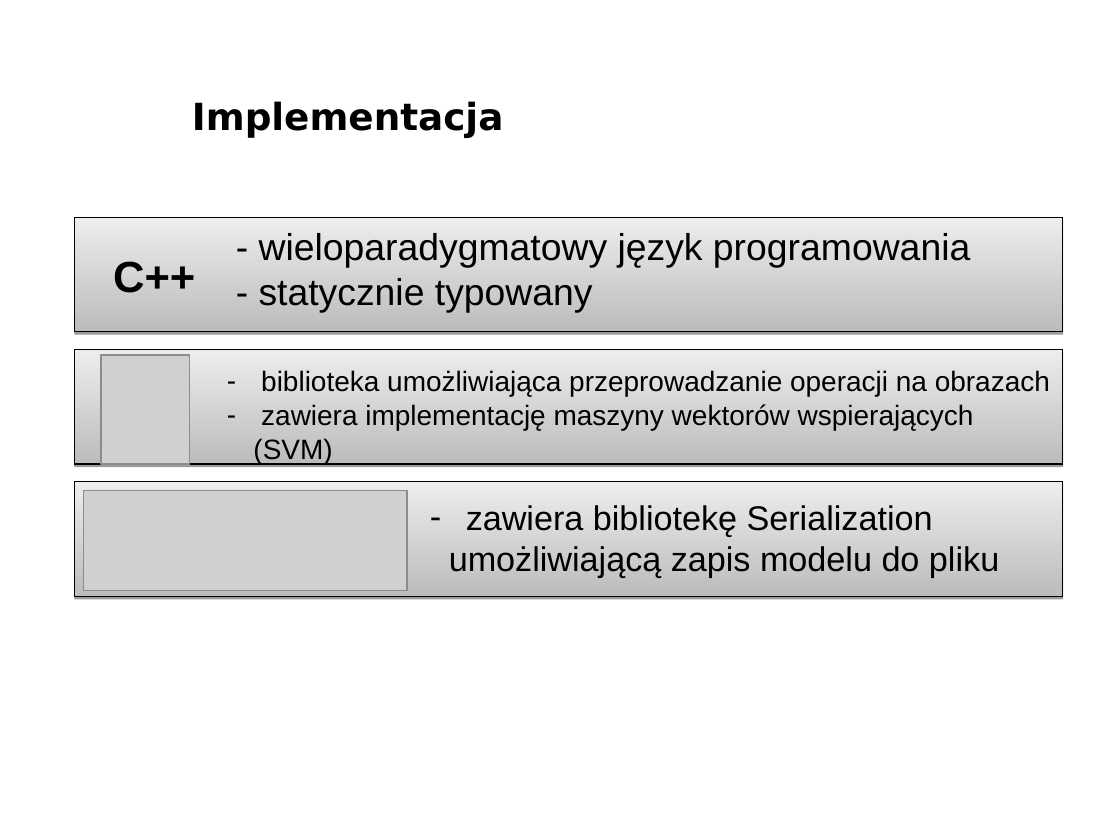
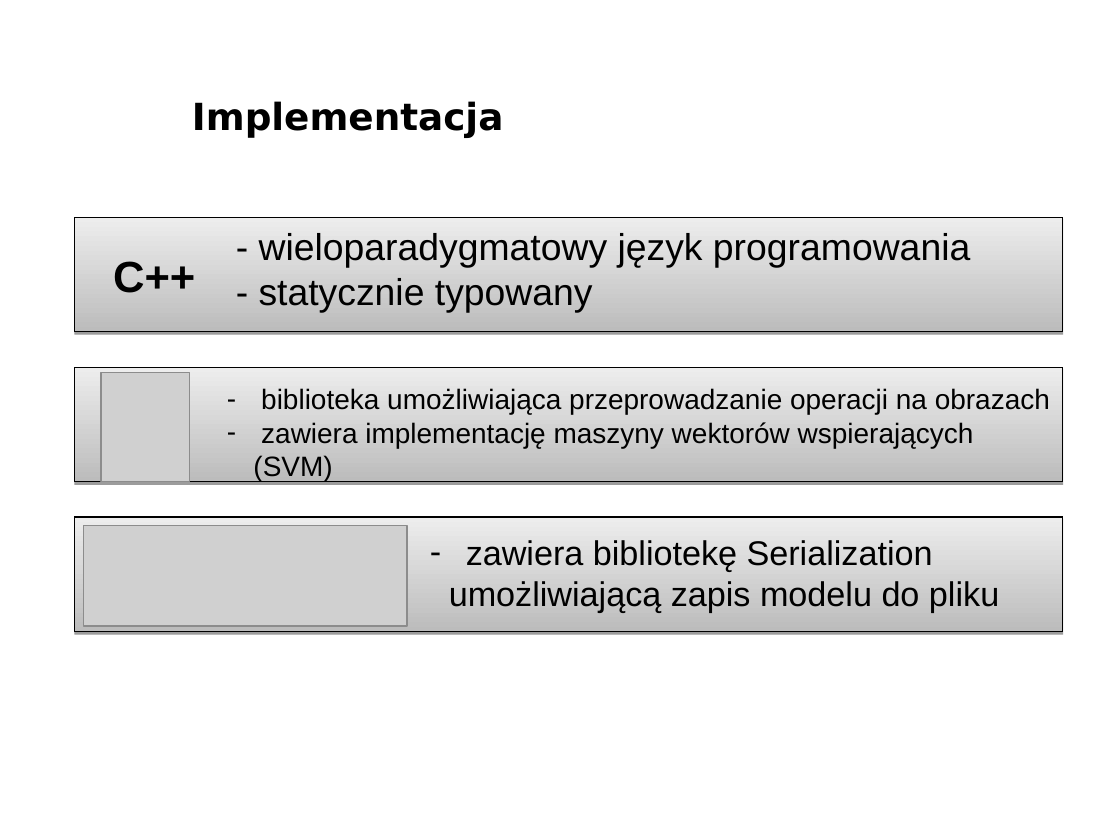
Before and after one commit to michalcichon/praca-magisterska, a slide deck: slide 11 of presentation/prezentacja-obrona.ppt. Drawn at 1120x840 pixels with LibreOffice and Linux fonts; fonts in the diff are those of the drawing; grey boxes stand for pictures; background and template pictures are left out. Boxes give left, top, right and bottom in pixels: in the first picture for what was removed or moved away, otherwise in the second. Text is boxed around its words. In the diff, an @@ line names an element or a change of style, - is before the commit and + after.

```diff
--- a/presentation/prezentacja-obrona.ppt
+++ b/presentation/prezentacja-obrona.ppt
@@ 1 picture, 1 text, 1 rectangle: place and size @@
-1 picture, 1 text, 1 rectangle at (75, 349, 1063, 464)
+1 picture, 1 text, 1 rectangle at (75, 367, 1063, 482)
@@ 1 picture, 1 text, 1 rectangle: place and size @@
-1 picture, 1 text, 1 rectangle at (75, 482, 1063, 596)
+1 picture, 1 text, 1 rectangle at (75, 517, 1063, 632)
```
Also in this commit, not shown: 3 other slides changed, 2 slides added, 2 slides removed.
